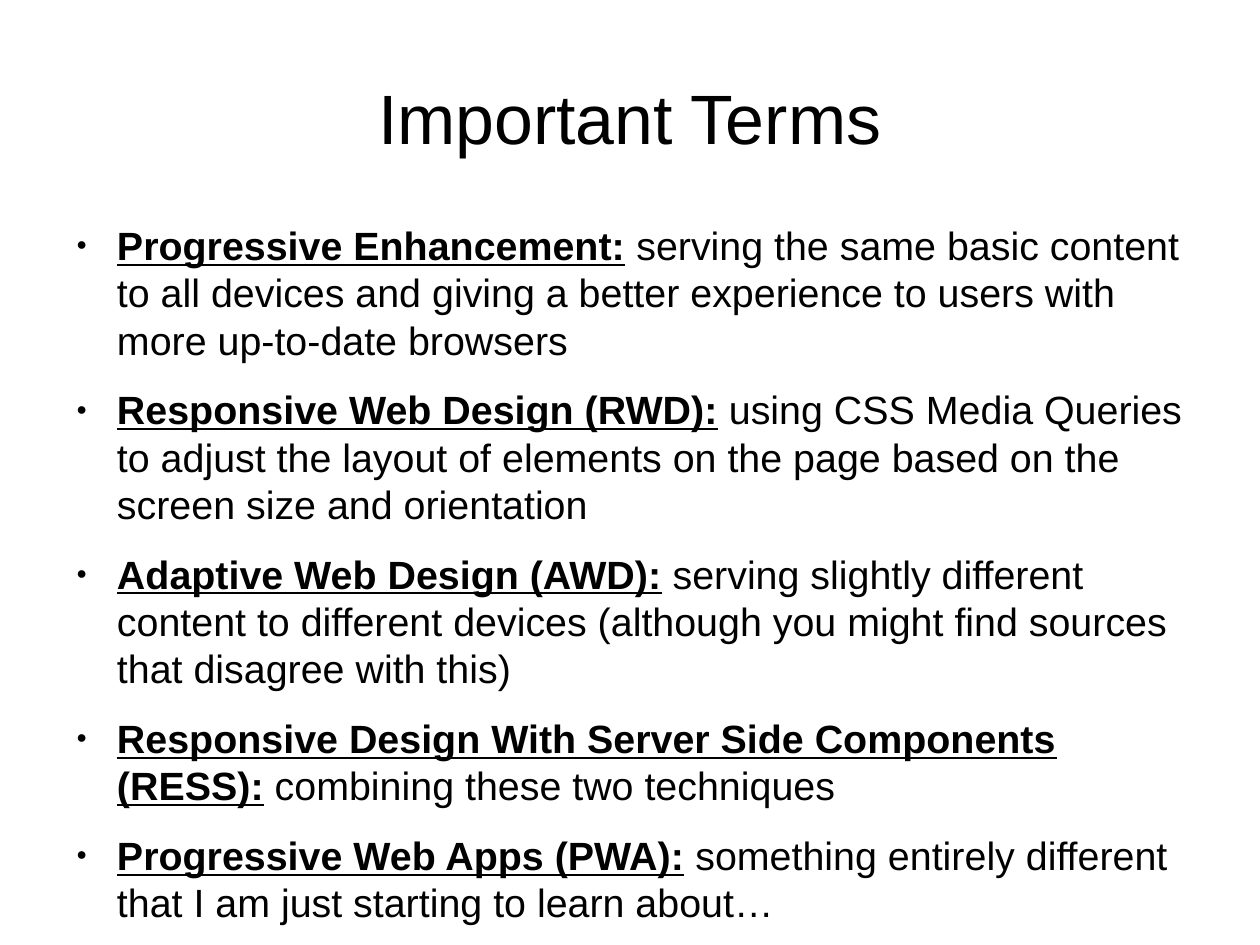
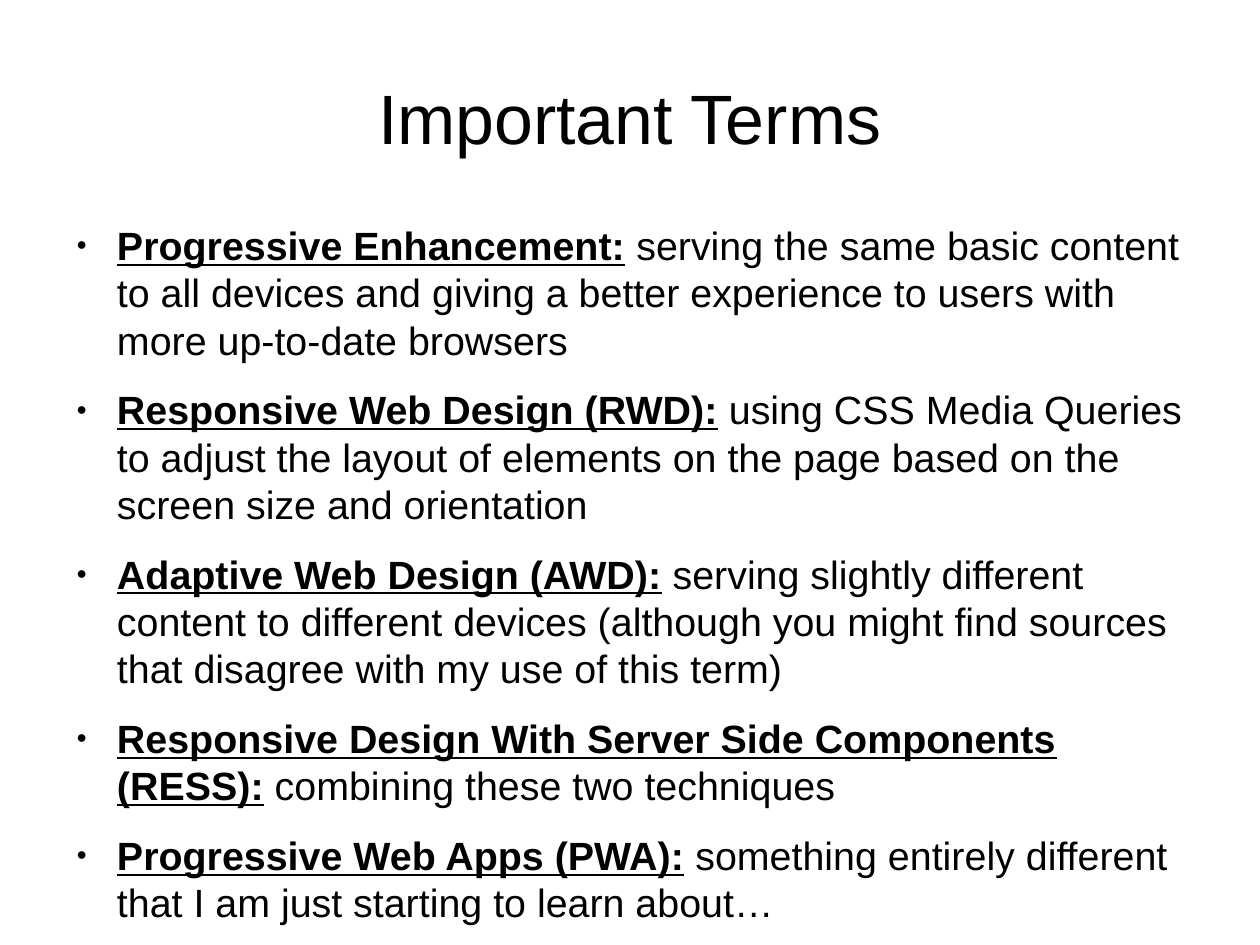
Before and after one commit to tomwhartung/jmws_accoutrements, a slide deck: slide 12 of presentations/2016_07-Drupal/9-slides.odp. Drawn at 1260x945 pixels with LibreOffice and Linux fonts; fonts in the diff are those of the drawing. Boxes give left, top, right and bottom in pixels: in the first picture for what was removed or moved away, otherwise in the second. Text is boxed around its words. In the diff, an @@ line names an element or a change of style, - is before the commit and + after.

Commit message:
Final version of 9-slides.odp .

```diff
--- a/presentations/2016_07-Drupal/9-slides.odp
+++ b/presentations/2016_07-Drupal/9-slides.odp
@@ text at (117, 560, 1167, 691): text changed @@
-● Adaptive Web Design (AWD): serving slightly different content to different devices (although you might find sources that disagree with this)
+● Adaptive Web Design (AWD): serving slightly different content to different devices (although you might find sources that disagree with my use of this term)
```
Also in this commit, not shown: 1 other slide changed.
